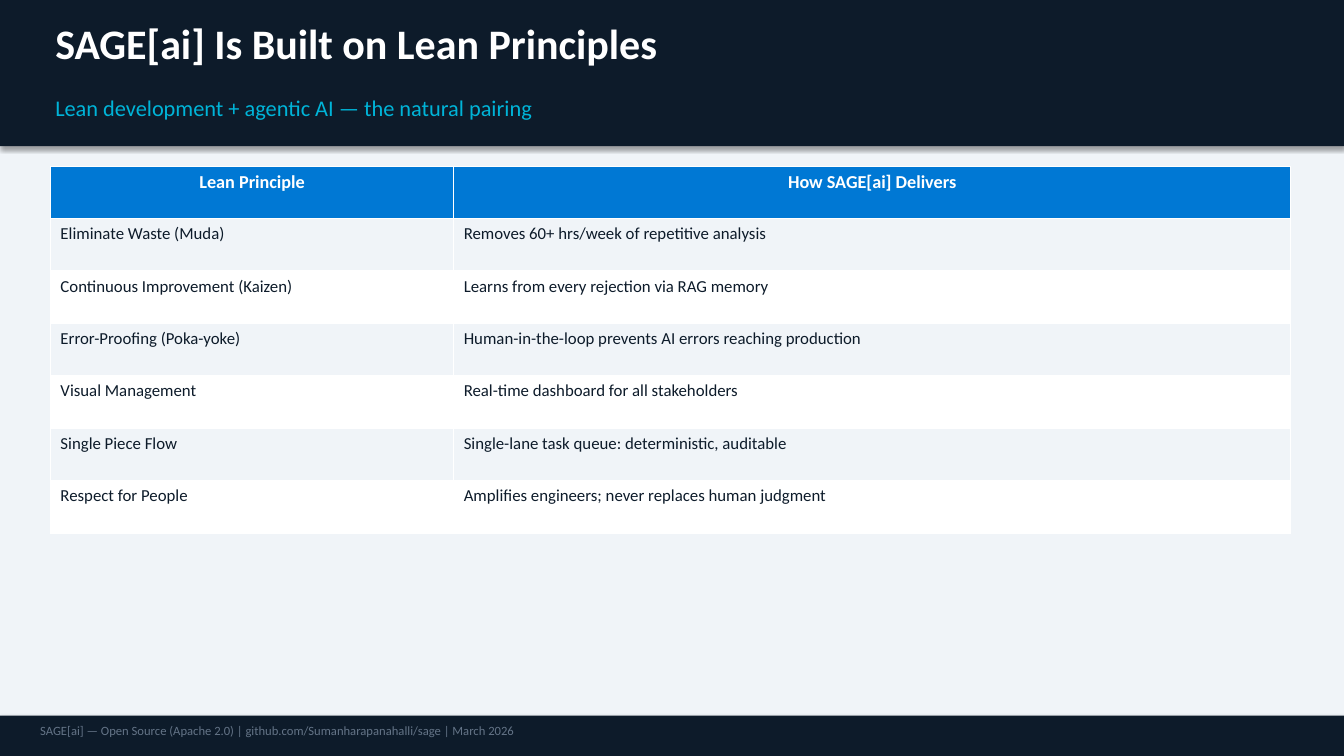
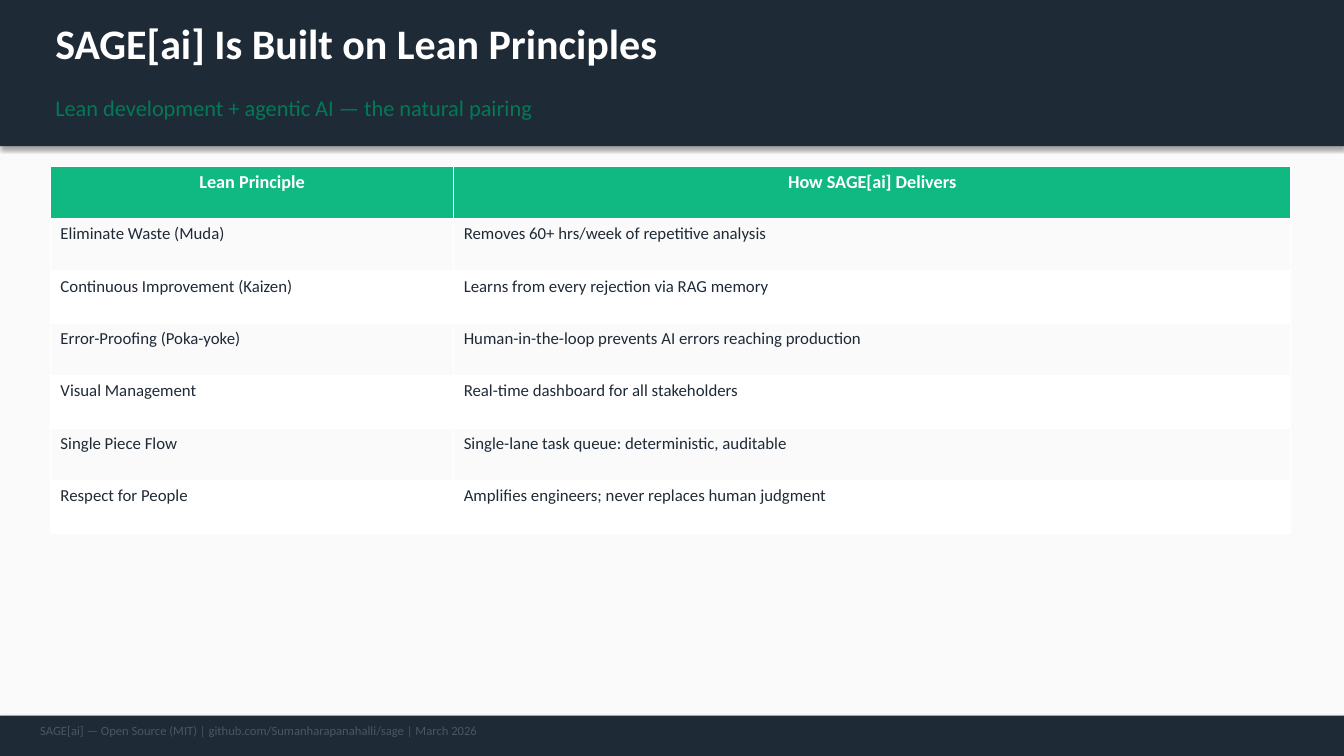
Before and after one commit to Sumanharapanahalli/SAGE, a slide deck: slide 5 of docs/SageAI_Business_Case.pptx. Drawn at 1344x756 pixels with LibreOffice and Linux fonts; fonts in the diff are those of the drawing. Boxes give left, top, right and bottom in pixels: in the first picture for what was removed or moved away, otherwise in the second. Text is boxed around its words. In the diff, an @@ line names an element or a change of style, - is before the commit and + after.

```diff
--- a/docs/SageAI_Business_Case.pptx
+++ b/docs/SageAI_Business_Case.pptx
@@ background #F0F4F8 to #FAFAFA @@
@@ rectangle at <box>0,0,1344,146</box>: fill #0D1B2A to #1F2A37 @@
@@ text "Lean development + agentic AI ..." at <box>55,100,532,120</box>: text colour #00B4D8 to #047857 @@
@@ table at <box>50,166,1291,533</box> @@
@@ fill #0078D4 to #10B981 in row 1 @@
@@ fill #F0F4F8 to #FAFAFA in 6 cells @@
@@ text colour #0D1B2A to #1F2A37 @@
@@ rectangle at <box>0,716,1344,756</box>: fill #0D1B2A to #1F2A37 @@
@@ text at <box>40,726,477,735</box>: text changed; text colour #647487 to #4B5563 @@
-SAGE[ai] — Open Source (Apache 2.0) | github.com/Sumanharapanahalli/sage | March 2026
+SAGE[ai] — Open Source (MIT) | github.com/Sumanharapanahalli/sage | March 2026
```
Also in this commit, not shown: 12 other slides changed, 1 slide removed, 8 other files.
